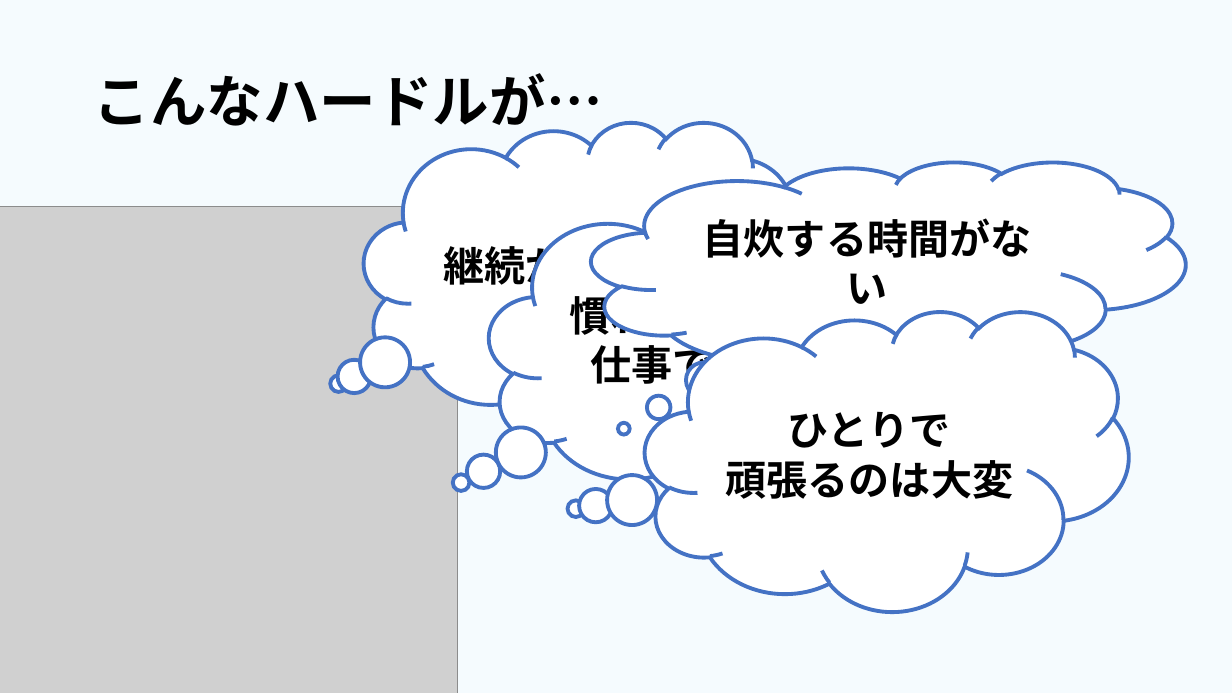
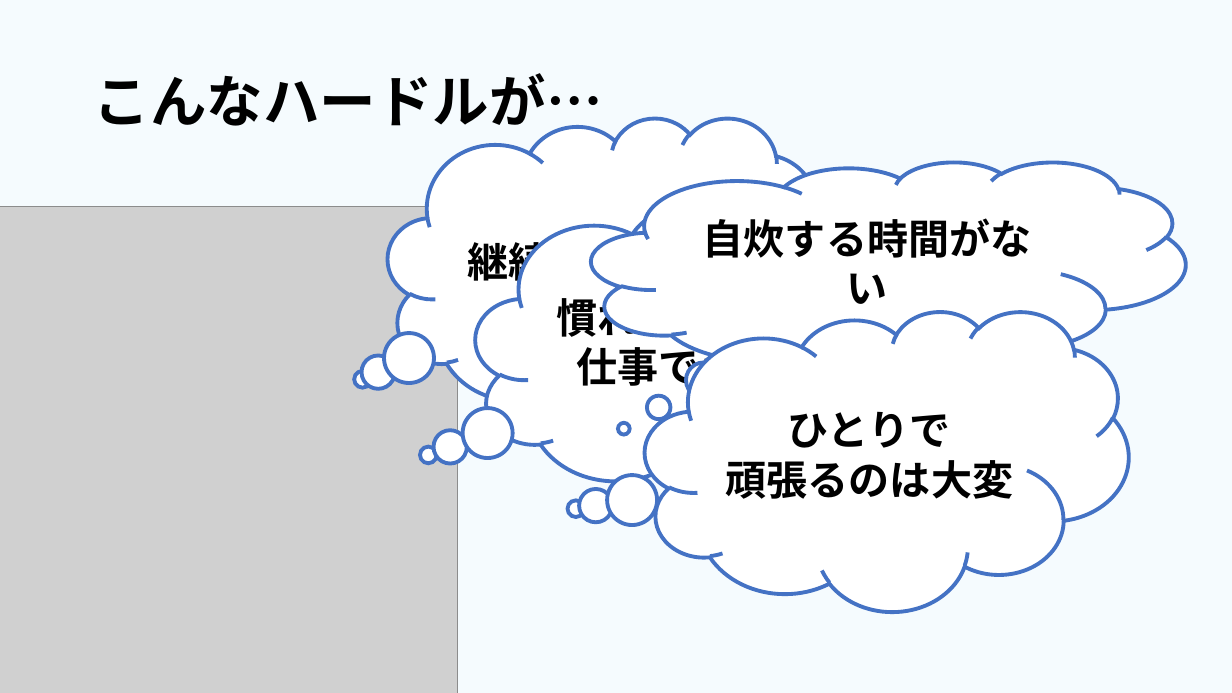
Before and after one commit to dojo2023/E-4, a slide deck: slide 7 of 共有用フォルダー/成果発表.pptx (slide 5 before the commit). Drawn at 1232x693 pixels with LibreOffice and Linux fonts; fonts in the diff are those of the drawing; grey boxes stand for pictures. Boxes give left, top, right and bottom in pixels: in the first picture for what was removed or moved away, otherwise in the second. Text is boxed around its words. In the diff, an @@ line names an element or a change of style, - is before the commit and + after.

```diff
--- a/共有用フォルダー/成果発表.pptx
+++ b/共有用フォルダー/成果発表.pptx
@@ thought cloud "継続が難しい": place and size @@
-thought cloud "継続が難しい" at (364, 122, 802, 422)
+thought cloud "継続が難しい" at (388, 117, 826, 418)
@@ thought cloud "慣れない家事・仕事で手一杯": place and size @@
-thought cloud "慣れない家事・仕事で手一杯" at (489, 197, 972, 497)
+thought cloud "慣れない家事・仕事で手一杯" at (476, 199, 959, 499)
@@ thought cloud "慣れない家事・仕事で手一杯" at (476, 199, 959, 499): proportions changed @@
```
Also in this commit, not shown: 1 other slide changed, 4 slides added.
